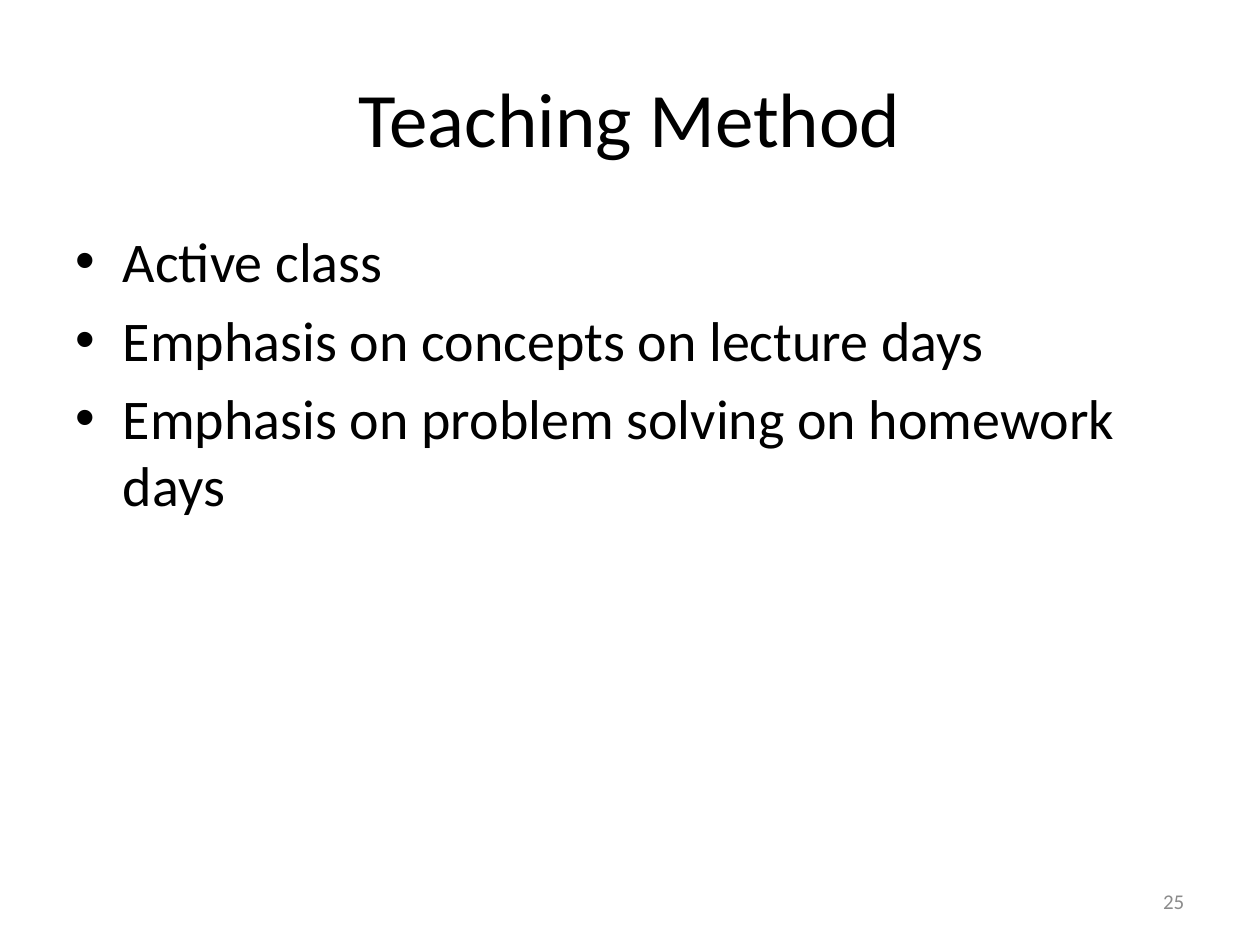
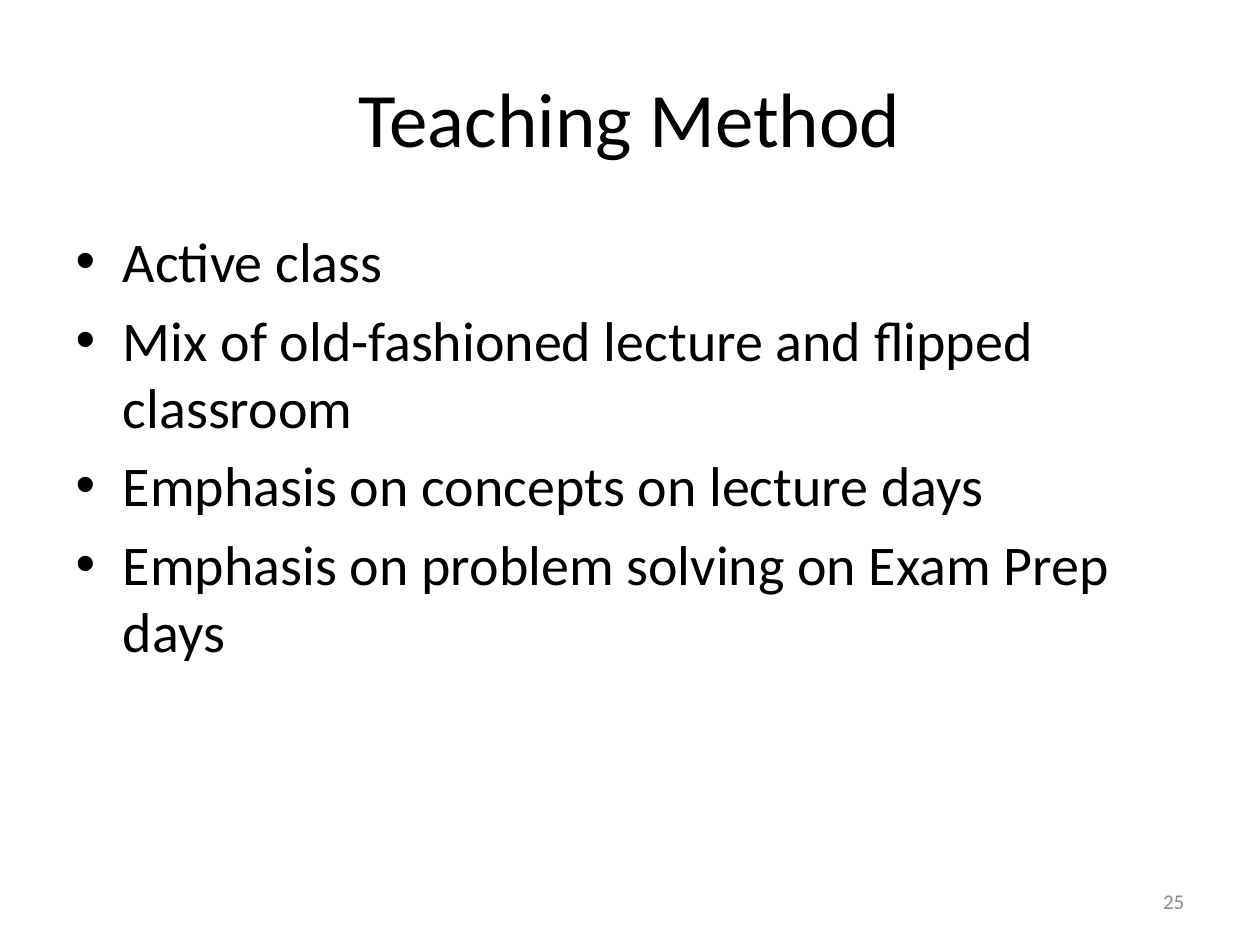
Before and after one commit to rtlines/PH223-Engineering-Physics, a slide deck: slide 25 of Slides/PH223_Lecture_01.pptx. Drawn at 1260x945 pixels with LibreOffice and Linux fonts; fonts in the diff are those of the drawing. Boxes give left, top, right and bottom in pixels: in the first picture for what was removed or moved away, otherwise in the second. Text is boxed around its words. In the diff, an @@ line names an element or a change of style, - is before the commit and + after.

```diff
--- a/Slides/PH223_Lecture_01.pptx
+++ b/Slides/PH223_Lecture_01.pptx
@@ text at box(123, 322, 1033, 429): paragraph added @@
+• Mix of old-fashioned lecture and flipped classroom
@@ text at box(123, 546, 1109, 661): text changed @@
-• Emphasis on problem solving on homework days
+• Emphasis on problem solving on Exam Prep days
```
Also in this commit, not shown: 9 other slides changed, 5 other files.
